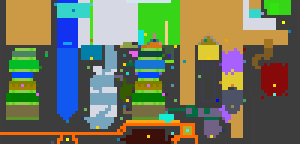
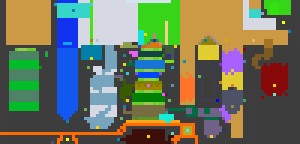
Layered file, before and after one edit (300x144). Changes by layer:
painted on "biome_map.png" over (x1=6, y1=39, x2=255, y2=120)
